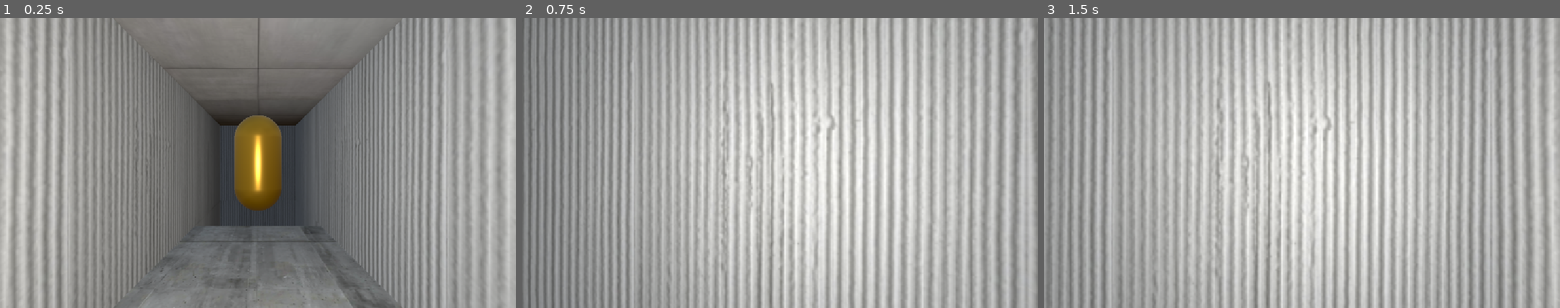
Above: before the commit, frames 1-3 (left to right).
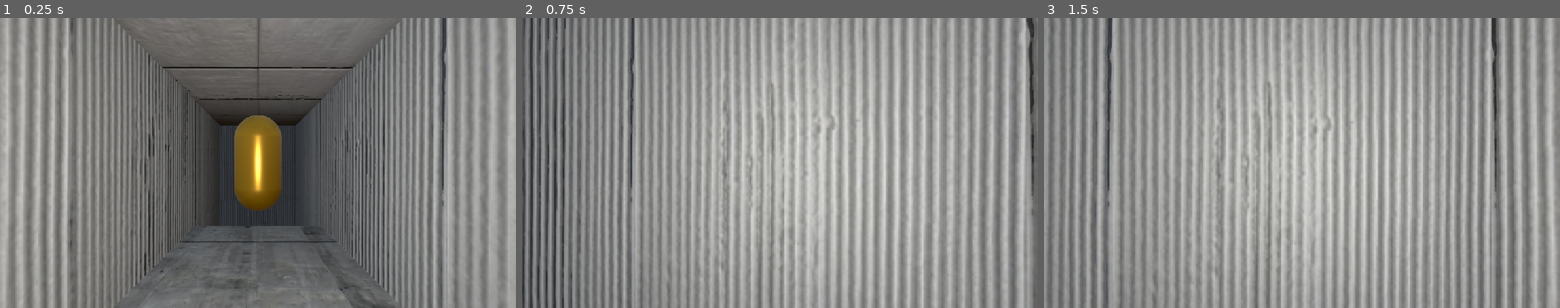
Above: after the commit, the same moments.

Repository: coopermeade-hash/Wall-Crawler
Game: Godot game, scene res://Scenes/game.tscn
Same seed, same stepped clock (60 frames per second), same inputs: the game is played once before the commit and once after it.
Inputs:
- Up to frame 1 (0.25 s): no input
- Up to frame 2 (0.75 s): tap Enter at 0.5 s; hold Right (turn_right) from 0.53 s (still down); hold Space (attack) from 0.53 s (still down)
- Up to frame 3 (1.5 s): release Right (turn_right) at 1.28 s; release Space (attack) at 1.28 s; hold Down (move_backward) from 1.28 s (still down); tap X (split) at 1.35 s

The runs differ from the first frame. In frame 1, 27% of the frame differs, in the area x 0-100%, y 0-100%; in frame 2, 53%; in frame 3, 53%.

Commit message:
Added new wall textures

Diff:
--- a/wall-crawler/Resources/Materials/wall_mat.tres
+++ b/wall-crawler/Resources/Materials/wall_mat.tres
@@ -1,7 +1,10 @@
 [gd_resource type="StandardMaterial3D" format=3 uid="uid://ch1f7s6lqnar3"]
 
 [ext_resource type="Texture2D" uid="uid://diox07yhyoe2j" path="res://Resources/Textures/wall_texture_brutal.png" id="1_0owp3"]
+[ext_resource type="Texture2D" uid="uid://cr3p3pmpancg1" path="res://Resources/Textures/wall_texture_brutal_normal.png" id="2_xroe4"]
 
 [resource]
+albedo_color = Color(0.8666667, 0.8666667, 0.8666667, 1)
 albedo_texture = ExtResource("1_0owp3")
 normal_enabled = true
+normal_texture = ExtResource("2_xroe4")
Binary file removed: wall-crawler/Resources/Textures/wall_texture.png
Not shown, removed: wall-crawler/Resources/Textures/wall_texture.png.import
Binary file added: wall-crawler/Resources/Textures/wall_texture_brutal_normal.png
Not shown, changed: wall-crawler/Resources/Textures/wall_texture_brutal_normal.png.import
Binary file removed: wall-crawler/Resources/Textures/wall_texture_normal.png
